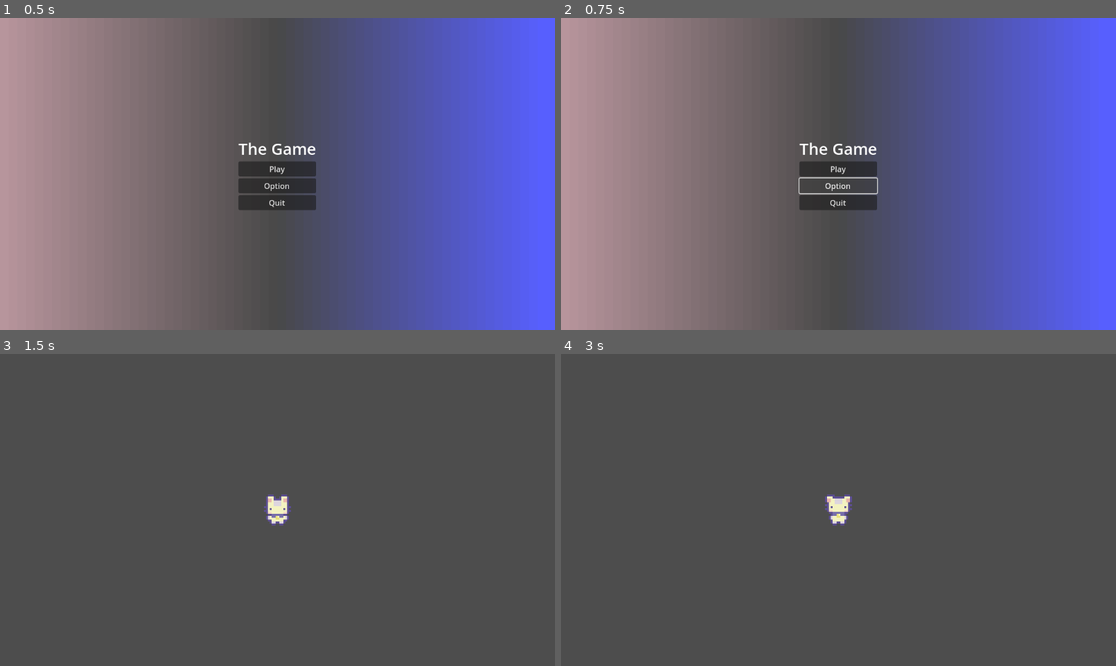
Above: before the commit, frames 1-4 (two rows, left to right).
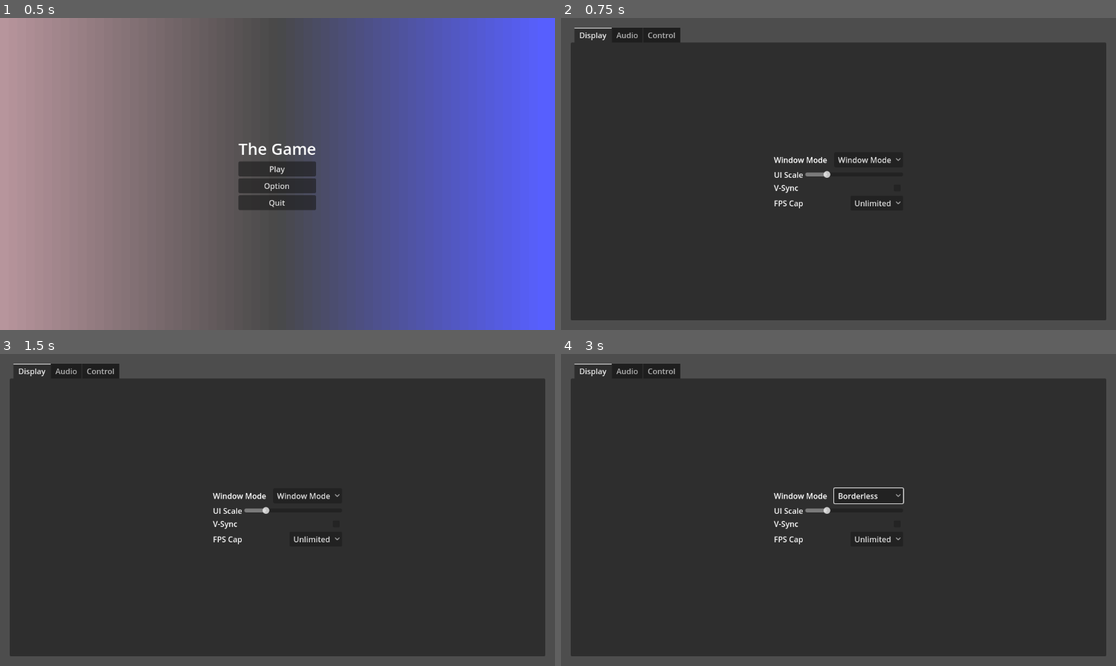
Above: after the commit, the same moments.

Repository: Sun-Cy/Projet3
Game: Godot game, scene res://scenes/main_menu.tscn
Two runs of this game, one before a commit and one after it. Both use one fixed random seed, a clock stepped at 60 frames per second and the inputs below. Before the commit the project starts from res://main_menu.tscn.
Inputs (mouse positions are in pixels of both pictures, inside the frame that each line leads up to):
- Up to frame 1 (0.5 s): no input
- Up to frame 2 (0.75 s): click "Option" at 0.5 s
- Up to frame 3 (1.5 s): click (277, 503) at 1.25 s, where only the run before the commit has a clickable "Play"
- Up to frame 4 (3 s): click (866, 494) at 2 s, where only the run after the commit has a clickable "Window Mode"; click (899, 522) at 2.77 s

Frame 1 is identical in both runs. In frame 2, 96% of the frame differs, in the area x 0-100%, y 0-100%; in frame 3, 86%; in frame 4, 86%.

Commit message:
Added a path to go to the option and change the background menu
Cant go back yet

Diff:
--- a/main_menu.gd
+++ b/main_menu.gd
@@ -1,7 +1,7 @@
 extends Control
 
 const GAME_SCENE: PackedScene = preload("uid://b8q4k3g2kge6t")
-
+const OPTION_SCENE: PackedScene = preload("res://scenes/option.tscn")
 # Called when the node enters the scene tree for the first time.
 func _ready() -> void:
 	pass # Replace with function body.
@@ -17,7 +17,7 @@
 
 
 func _on_option_pressed() -> void:
-	pass # Replace with function body.
+	get_tree().change_scene_to_packed(OPTION_SCENE)
 
 
 func _on_quit_button_down() -> void:
--- a/main_menu.tscn
+++ b/scenes/main_menu.tscn
@@ -1,7 +1,7 @@
 [gd_scene load_steps=7 format=3 uid="uid://bnif2o14mgs3q"]
 
-[ext_resource type="Texture2D" uid="uid://baxi3ov4xvmsm" path="res://asset/drop.png" id="1_06t4h"]
-[ext_resource type="Script" uid="uid://dsggpmha6ly60" path="res://main_menu.gd" id="1_7vrkn"]
+[ext_resource type="Script" uid="uid://dsggpmha6ly60" path="res://main_menu.gd" id="1_ekxnf"]
+[ext_resource type="Texture2D" uid="uid://baxi3ov4xvmsm" path="res://asset/drop.png" id="2_bqqt6"]
 
 [sub_resource type="Gradient" id="Gradient_7vrkn"]
 offsets = PackedFloat32Array(0, 0.5, 0.9866667)
Not shown: 2 places in scenes/main_menu.tscn that only renumber resources
Renamed: option.tscn -> scenes/option.tscn
